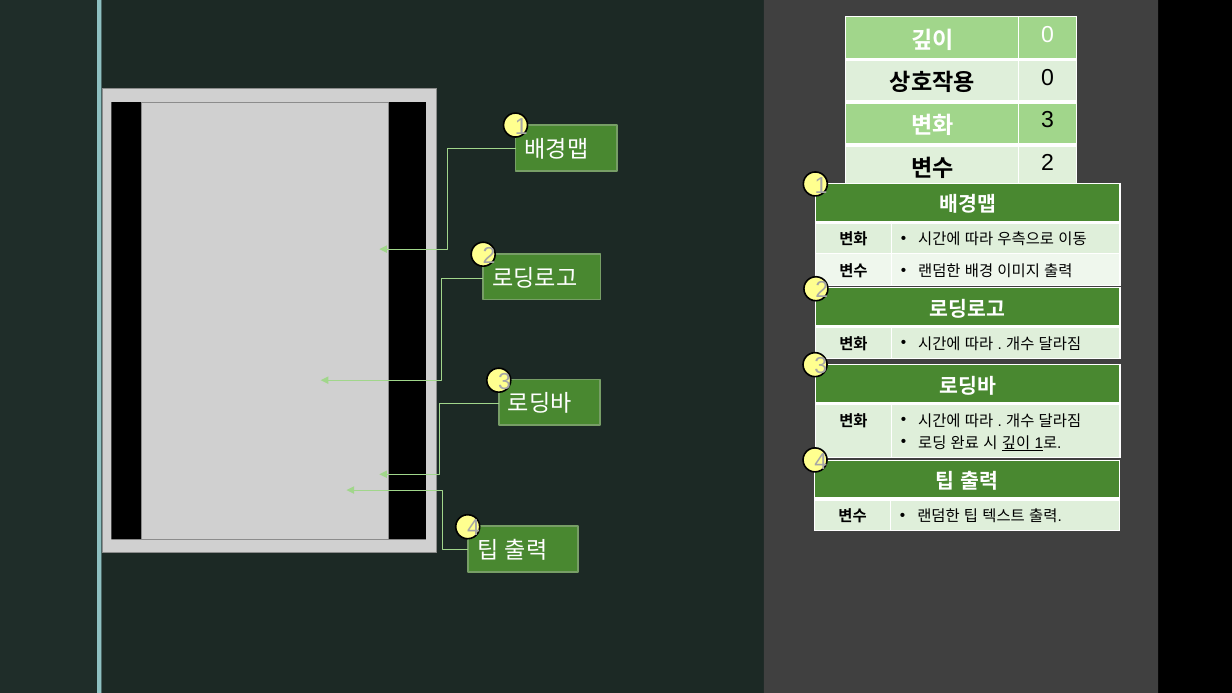
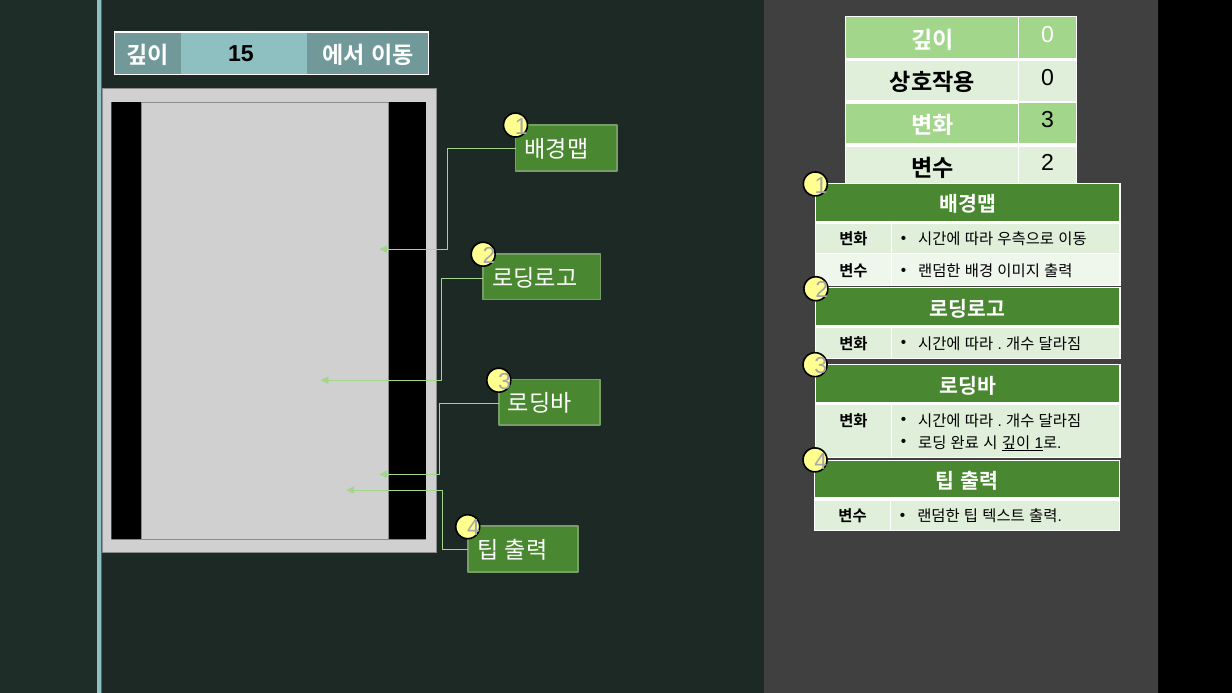
Before and after one commit to SanghunKwan/NinjaNMaching, a slide deck: slide 2 of NinjaNMatching UI.pptx. Drawn at 1232x693 pixels with LibreOffice and Linux fonts; fonts in the diff are those of the drawing; grey boxes stand for pictures; background and template pictures are left out. Boxes give left, top, right and bottom in pixels: in the first picture for what was removed or moved away, otherwise in the second. Text is boxed around its words. In the diff, an @@ line names an element or a change of style, - is before the commit and + after.

```diff
--- a/NinjaNMatching UI.pptx
+++ b/NinjaNMatching UI.pptx
@@ table added at bbox=[115, 31, 428, 69], 1 rows, 3 columns @@
+깊이 | 15 | 에서 이동
```
Also in this commit, not shown: 11 other slides changed, 14 slides added.
